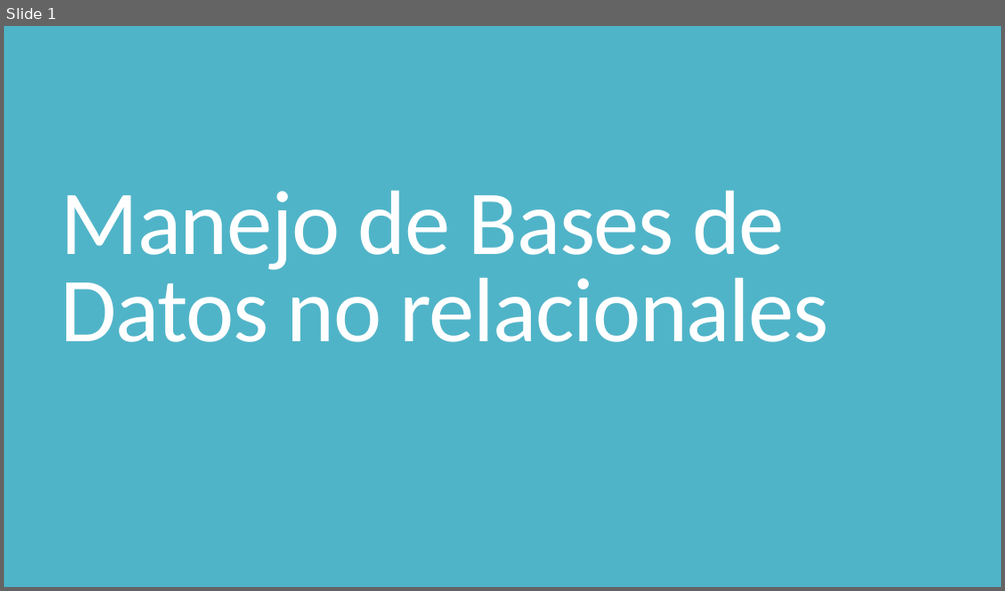
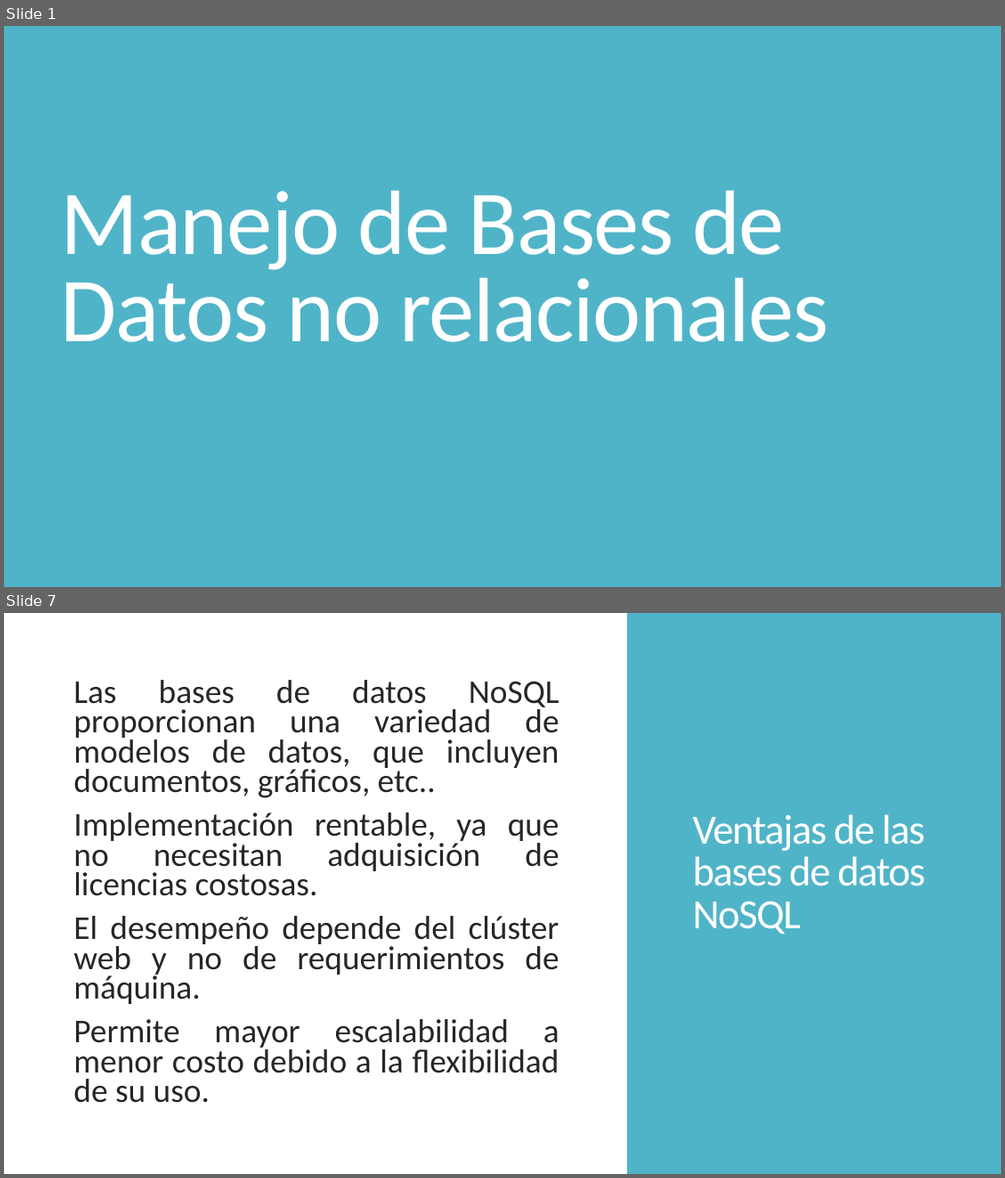
Before and after one commit to javiermelo1672/CursoIonic, a slide deck: Presentaciones/4. Manejo de bases de datos no relacionales.pptx. Shown one above the other, each under a label of ours: slide 1 before the commit, slides 1 and 7 after it; the slides between them are not shown. The pictures are 1005x591 and 1005x1178 pixels, drawn with LibreOffice and Linux fonts; fonts in the diff are those of the drawing. Boxes give left, top, right and bottom in pixels: in the first picture for what was removed or moved away, otherwise in the second. Text is boxed around its words. In the diff, an @@ line names an element or a change of style, - is before the commit and + after.

```diff
--- a/Presentaciones/4. Manejo de bases de datos no relacionales.pptx
+++ b/Presentaciones/4. Manejo de bases de datos no relacionales.pptx
@@ slide 7 added at (4,613,1001,1174), background #FFFFFF @@
@@ rectangle added at (627,613,1001,1174), fill #50B4C8 @@
@@ text added at (73,680,559,1103), 32 pt, text #262626 @@
+Las bases de datos NoSQL proporcionan una variedad de modelos de datos, que incluyen documentos, gráficos, etc..
+Implementación rentable, ya que no necesitan adquisición de licencias costosas.
+El desempeño depende del clúster web y no de requerimientos de máquina.
+Permite mayor escalabilidad a menor costo debido a la flexibilidad de su uso.
@@ title added at (693,814,925,933), 40 pt, text #FFFFFF @@
+Ventajas de las bases de datos NoSQL
```
Also in this commit, not shown: 28 other slides added, 17 slides removed, 5 other files.
